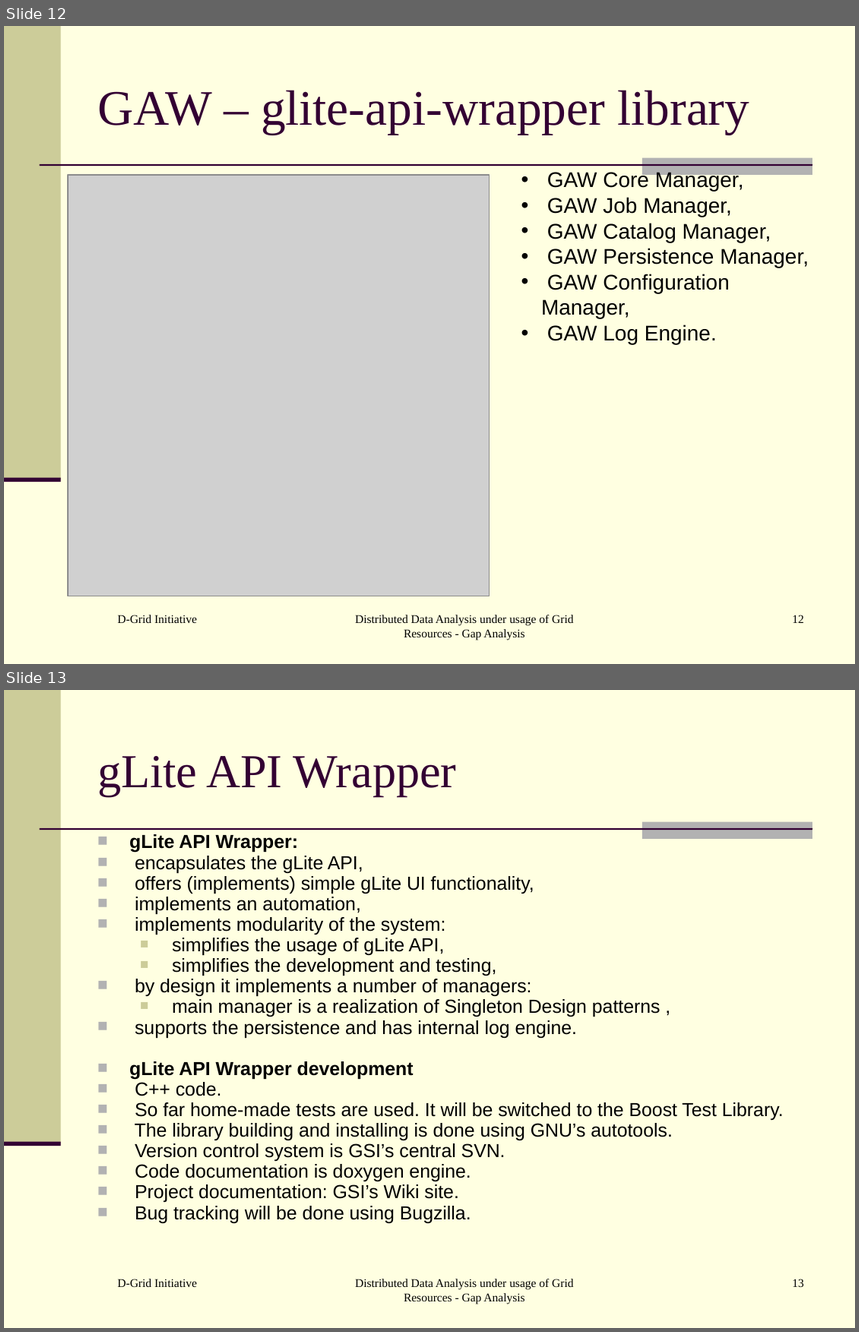
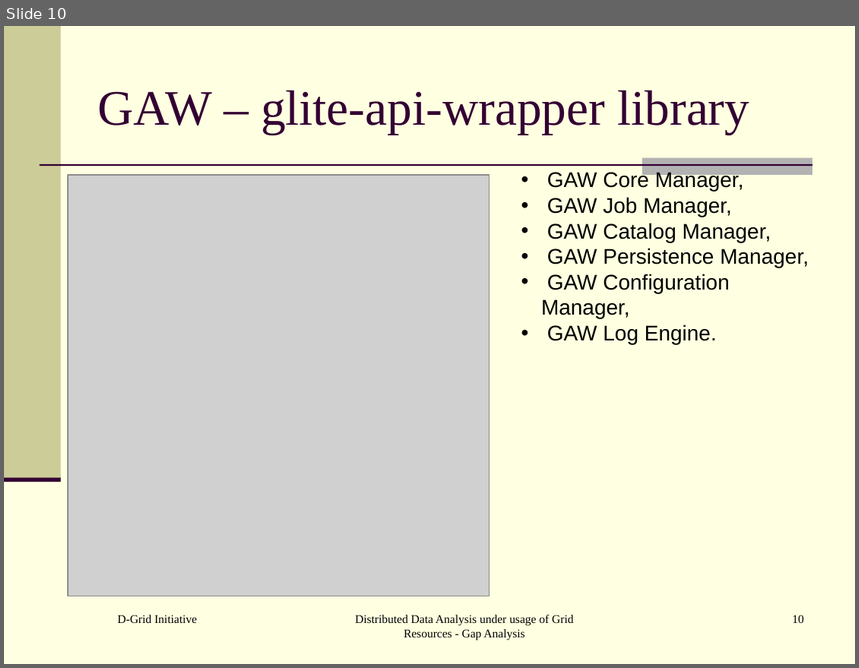
Before and after one commit to AnarManafov/PoDDocumentation, a slide deck: HEPCG-Workshops/2006-Nov/HEPCG-Workshops-2006-Nov.ppt. Shown one above the other, each under a label of ours: slides 12 and 13 before the commit, slide 10 after it. The pictures are 859x1332 and 859x668 pixels, drawn with LibreOffice and Linux fonts; fonts in the diff are those of the drawing; grey boxes stand for pictures. Boxes give left, top, right and bottom in pixels: in the first picture for what was removed or moved away, otherwise in the second. Text is boxed around its words. In the diff, an @@ line names an element or a change of style, - is before the commit and + after.

```diff
--- a/HEPCG-Workshops/2006-Nov/HEPCG-Workshops-2006-Nov.ppt
+++ b/HEPCG-Workshops/2006-Nov/HEPCG-Workshops-2006-Nov.ppt
@@ slide 13 removed at box(4, 690, 855, 1328), background #FFFFE1; not listed: 4 template elements that a slide beside it also shows @@
@@ title removed at box(97, 756, 457, 796) @@
-gLite API Wrapper
@@ text removed at box(129, 834, 784, 1224) @@
-■ gLite API Wrapper:
-■ encapsulates the gLite API,
-■ offers (implements) simple gLite UI functionality,
-■ implements an automation,
-■ implements modularity of the system:
-  ■ simplifies the usage of gLite API,
-  ■ simplifies the development and testing,
-■ by design it implements a number of managers:
-  ■ main manager is a realization of Singleton Design patterns ,
-■ supports the persistence and has internal log engine.
-■ gLite API Wrapper development
-■ C++ code.
-■ So far home-made tests are used. It will be switched to the Boost Test Library.
-■ The library building and installing is done using GNU’s autotools.
-■ Version control system is GSI’s central SVN.
-■ Code documentation is doxygen engine.
-■ Project documentation: GSI’s Wiki site.
-■ Bug tracking will be done using Bugzilla.
@@ text removed at box(117, 1279, 197, 1287) @@
-D-Grid Initiative
@@ text removed at box(355, 1279, 573, 1304) @@
-Distributed Data Analysis under usage of Grid Resources - Gap Analysis
@@ page number removed at box(792, 1279, 804, 1287) @@
-13
@@ what was slide 12 is now slide 10 @@
@@ page number at box(792, 615, 804, 623): text changed @@
-12
+10
```
Also in this commit, not shown: 1 slide changed, 1 other slide removed.
